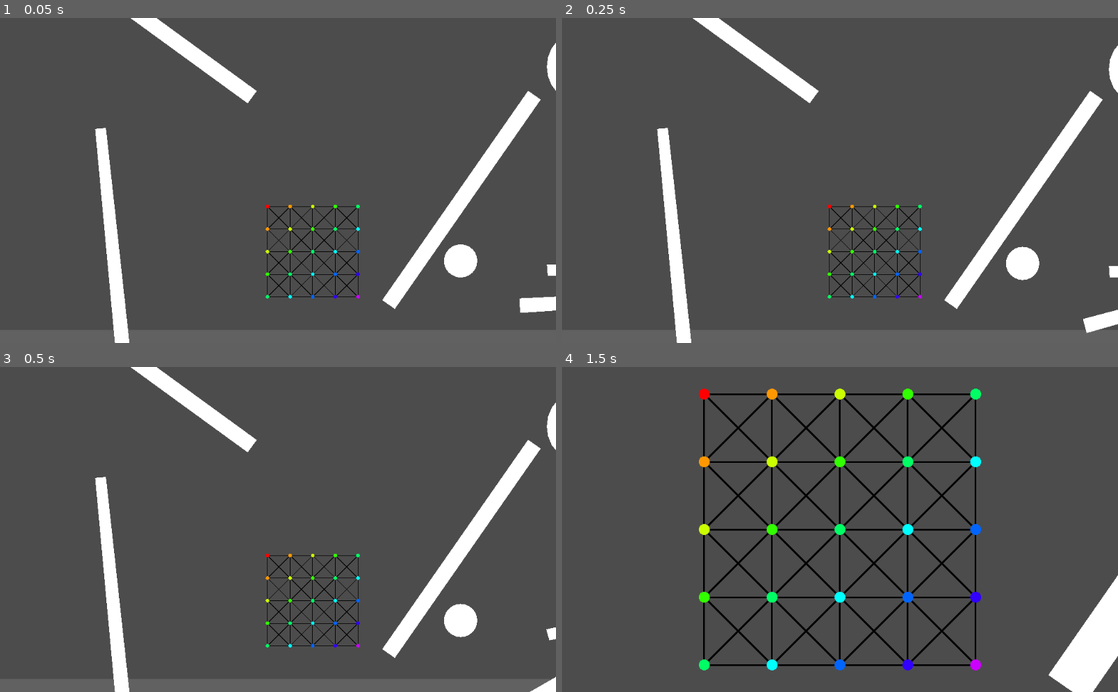
Above: before the commit, frames 1-4 (two rows, left to right).
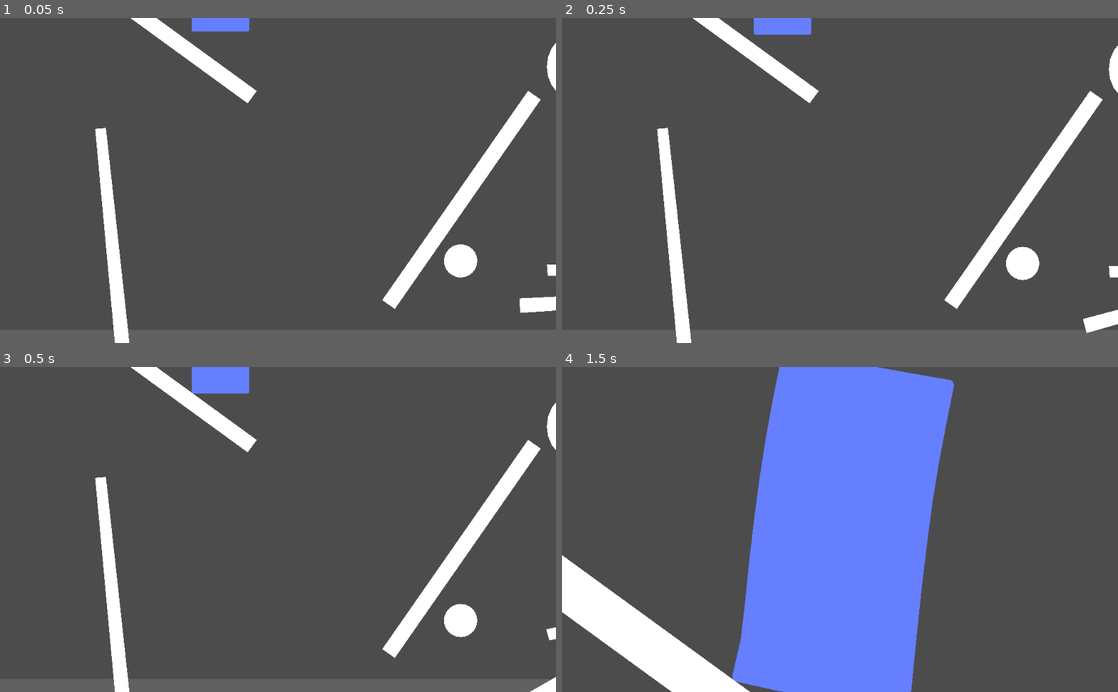
Above: after the commit, the same moments.

Repository: bustedwallstudios/Softbody
Game: Godot game, scene res://2dWorld.tscn
Same seed, same stepped clock (60 frames per second), same inputs: the game is played once before the commit and once after it.
Inputs (mouse positions are in pixels of both pictures, inside the frame that each line leads up to):
- Up to frame 1 (0.05 s): no input
- Up to frame 2 (0.25 s): no input
- Up to frame 3 (0.5 s): no input
- Up to frame 4 (1.5 s): tap Enter (enterKey) at 0.5, 0.6, 1.35 s; move the mouse to (1023, 620) at 0.52 s; hold Right (ui_right) 0.53-1.28 s; tap Keypad Enter (ui_accept) at 0.77 s; move the mouse to (728, 545) at 1.27 s; hold Down (ui_down) from 1.28 s (still down)

The runs differ from the first frame. In frame 1, 1.3% of the frame differs, in the area x 34-65%, y 0-87%; in frame 2, 1.4%; in frame 3, 1.7%; in frame 4, 41%, in the area x 0-100%, y 0-100%.

Commit message:
Got the corner support length working!

Diff:
--- a/2dWorld.tscn
+++ b/2dWorld.tscn
@@ -185,15 +185,14 @@
 polygon = PoolVector2Array( -4.45, 1.625, -4.6, 0.425001, -4.45, -0.775, -4, -1.875, -3.25, -2.825, -2.3, -3.575, -1.2, …(247 unchanged characters)…
 
 [node name="SquishyBody" parent="." instance=ExtResource( 5 )]
-position = Vector2( -62, -128 )
+position = Vector2( -472, -1708 )
 pointsHorz = 5
-pointsVert = 5
-sizeInPx = 500
-stiffness = 15.0
-gravity = Vector2( 0, 0 )
-includeCornerSupports = false
-showPoints = true
-showOutline = false
+pointsVert = 9
+stiffness = 13.49
+gravity = Vector2( 0, 10 )
+includeCornerSupports = true
+showLines = false
+showPolygon = true
 
 [connection signal="input_event" from="World/Ball" to="World/Ball" method="inputEvent"]
 [connection signal="input_event" from="World/BigBall" to="World/BigBall" method="inputEvent"]
--- a/Objects/SquishyBody.gd
+++ b/Objects/SquishyBody.gd
@@ -7,8 +7,8 @@
 export (PackedScene) var PhysicsSpring
 
 # The amount of balls sideways and vertically
-export (int, 1, 100) var pointsHorz = 6
-export (int, 1, 100) var pointsVert = 10
+export (int, 2, 100) var pointsHorz = 6
+export (int, 2, 100) var pointsVert = 10
 
 export (int) var sizeInPx = 300
 
@@ -43,7 +43,7 @@
 
 # If this is true, the corners will have supporting springs connecting them to the points
 # two points diagonally inwards of the corner.
-export (bool) var includeCornerSupports = true
+export (bool) var includeCornerSupports = false
 
 export (bool) var showLines   = true
 export (bool) var showPoints  = false
@@ -204,18 +204,14 @@
 	if includeCornerSupports and pointsHorz > 2 and pointsVert > 2:
 		self.lengthForThisSpring = diagPxBetweenPoints*2
 
-		# This code connects each corner to the point two points in from the corner.
-#		createSpring(0,            0,            2,              2,              "TL ")
-#		createSpring(pointsHorz-1, 0,            pointsHorz-2-1, 2,              "TR ")
-#		createSpring(pointsHorz-1, pointsVert-1, pointsHorz-2-1, pointsVert-2-1, "BR ")
-#		createSpring(0,            pointsVert-1, 2,              pointsVert-2-1, "BL ")
-
 		# The length from one corner to the opposite corner. This takes into account
 		# the possible difference between the length and width of the rectangle.
 		# We need to subtract one spring length because it doesn't get fully to the end,
 		# due to the final point being one spring length short of the "sizeInPx".
-		var actualHorzLen = sizeInPx - (sizeInPx/pointsHorz)
-		var actualVertLen = sizeInPx - (sizeInPx/pointsVert)
+
+		var actualHorzLen = sizeInPx # The horizontal length is actually the specified size.
+		var actualVertLen = sizeInPx * ((pointsVert/pointsHorz)+1) # The vertical length is not the same as the horizontal length always, so adjust for that.
+
 		var fullDiagonalLength = sqrt(pow(actualHorzLen, 2) + pow(actualVertLen, 2))
 
 		# Top two corners
--- a/Objects/SquishyBody.tscn
+++ b/Objects/SquishyBody.tscn
@@ -8,6 +8,7 @@
 script = ExtResource( 3 )
 PhysicsPoint = ExtResource( 1 )
 PhysicsSpring = ExtResource( 2 )
+pointsHorz = 1
 
 [node name="Shape" type="Polygon2D" parent="."]
 z_index = 1
